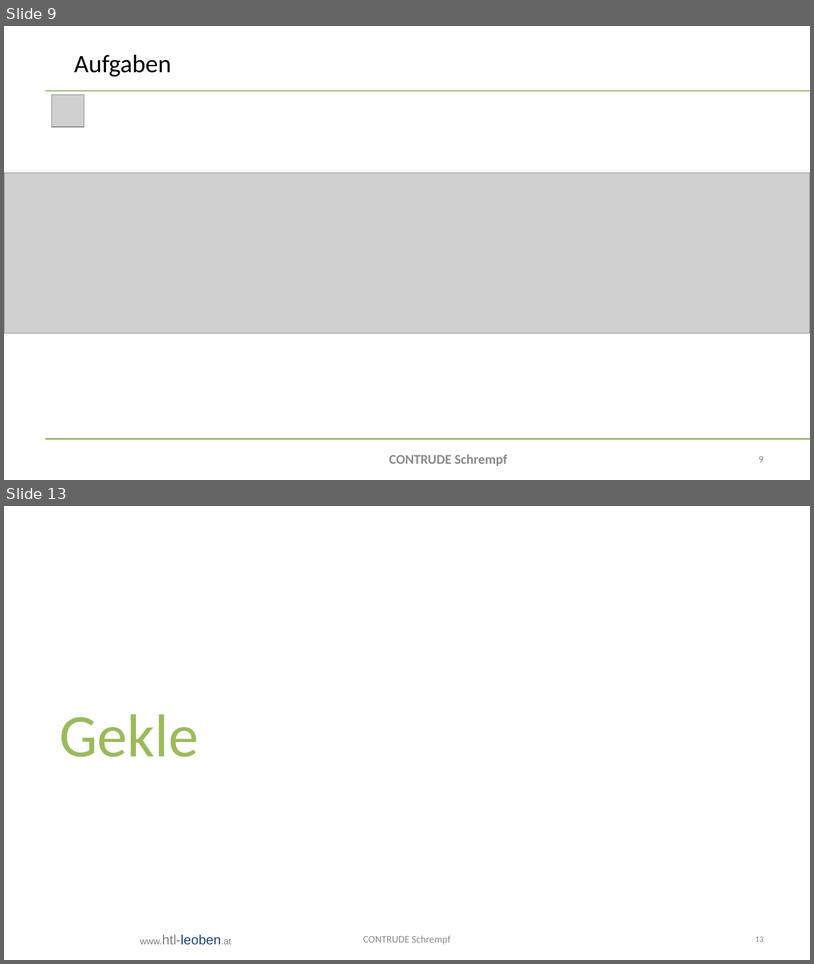
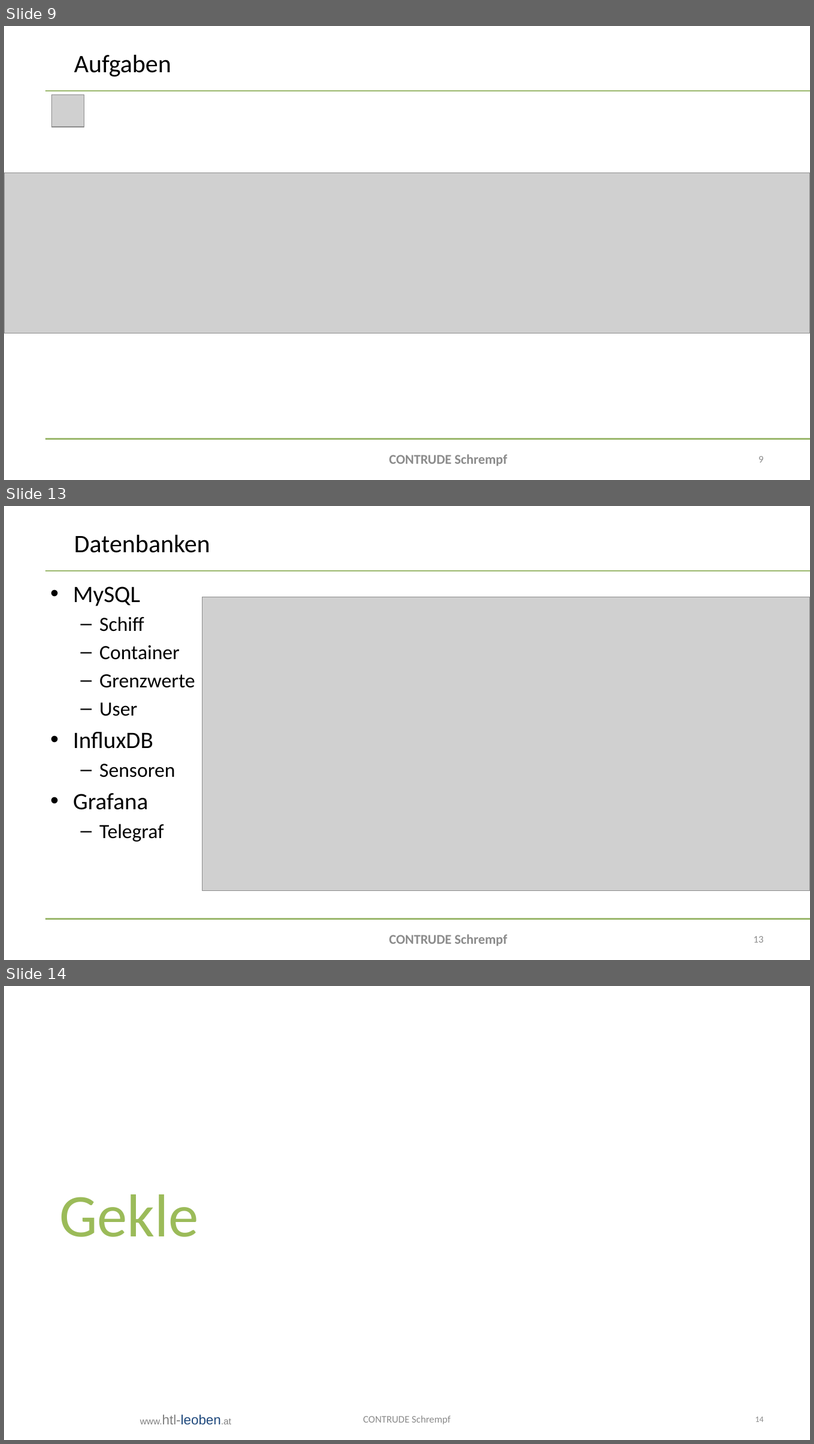
Before and after one commit to bitsneak/Contrude, a slide deck: Diplomarbeit/doc/Presentations/DA-Präsentation2025-Verteidigung.pptx. Shown one above the other, each under a label of ours: slides 9 and 13 before the commit, slides 9, 13 and 14 after it; the slides between them are not shown. The pictures are 814x964 and 814x1444 pixels, drawn with LibreOffice and Linux fonts; fonts in the diff are those of the drawing; grey boxes stand for pictures; background and template pictures are left out. Boxes give left, top, right and bottom in pixels: in the first picture for what was removed or moved away, otherwise in the second. Text is boxed around its words. In the diff, an @@ line names an element or a change of style, - is before the commit and + after.

Commit message:
completed schrempf schiff präsi

```diff
--- a/Diplomarbeit/doc/Presentations/DA-Präsentation2025-Verteidigung.pptx
+++ b/Diplomarbeit/doc/Presentations/DA-Präsentation2025-Verteidigung.pptx
@@ slide 13 added at <box>4,506,810,960</box>, background #FFFFFF; not listed: 2 template elements that a slide beside it also shows @@
@@ title added at <box>74,535,210,553</box>, 30 pt, text #000000 @@
+Datenbanken
@@ text added at <box>73,586,195,841</box>, 24 pt, text #000000 @@
+• MySQL
+  – Schiff
+  – Container
+  – Grenzwerte
+  – User
+• InfluxDB
+  – Sensoren
+• Grafana
+  – Telegraf
@@ picture added at <box>203,597,810,890</box> @@
@@ text added at <box>389,934,507,946</box>, 16 pt, text #8C8C8C, bold @@
+CONTRUDE Schrempf
@@ page number added at <box>754,936,764,942</box>, 12 pt, text #8C8C8C @@
+13
@@ what was slide 13 is now slide 14 @@
@@ page number at <box>756,1416,764,1422</box>: text changed @@
-13
+14
```
Also in this commit, not shown: 5 slides changed, 3 other slides added.
